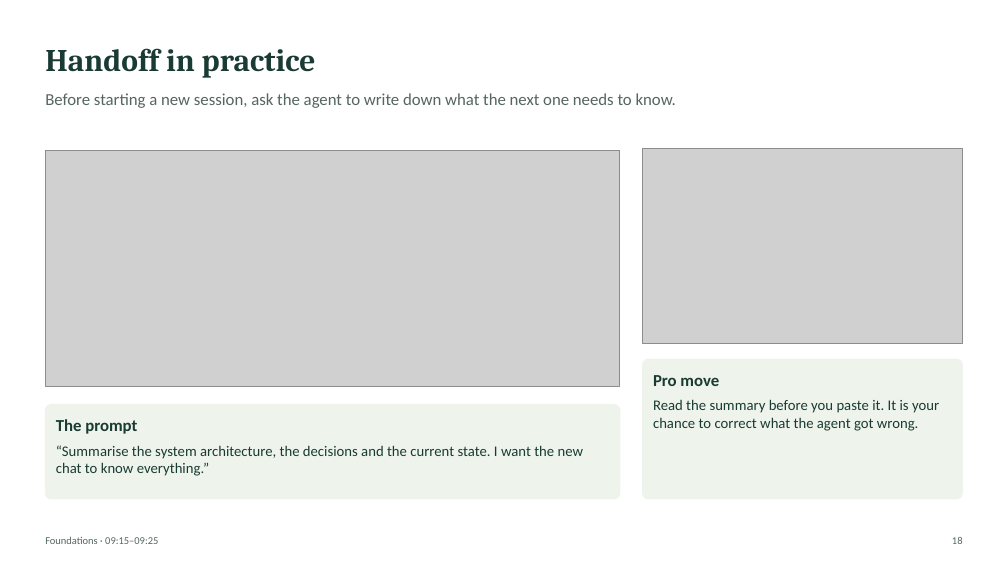
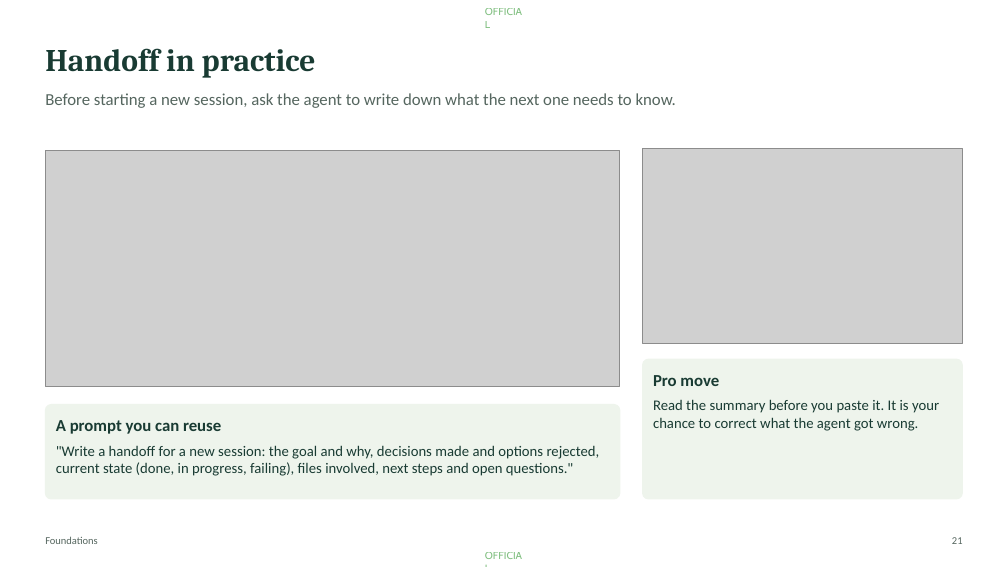
Before and after one commit to Moshe36/ai-developer-toolkit, a slide deck: slide 21 of workshop/agentic-workshop.pptx (slide 18 before the commit). Drawn at 1008x567 pixels with LibreOffice and Linux fonts; fonts in the diff are those of the drawing; grey boxes stand for pictures. Boxes give left, top, right and bottom in pixels: in the first picture for what was removed or moved away, otherwise in the second. Text is boxed around its words. In the diff, an @@ line names an element or a change of style, - is before the commit and + after.

```diff
--- a/workshop/agentic-workshop.pptx
+++ b/workshop/agentic-workshop.pptx
@@ text added at bbox=[485, 5, 526, 18], 10 pt, text #008000 at 50% opacity @@
+OFFICIAL
@@ text at bbox=[56, 420, 600, 476]: text changed @@
-The prompt
-“Summarise the system architecture, the decisions and the current state. I want the new chat to know everything.”
+A prompt you can reuse
+"Write a handoff for a new session: the goal and why, decisions made and options rejected, current state (done, in progress, failing), files involved, next steps and open questions."
@@ text at bbox=[45, 536, 98, 544]: text changed @@
-Foundations · 09:15–09:25
+Foundations
@@ page number at bbox=[952, 537, 963, 544]: text changed @@
-18
+21
@@ text added at bbox=[485, 549, 526, 562], 10 pt, text #008000 at 50% opacity @@
+OFFICIAL
```
Also in this commit, not shown: 73 other slides changed, 5 slides added, 1 slide removed, 28 other files.
